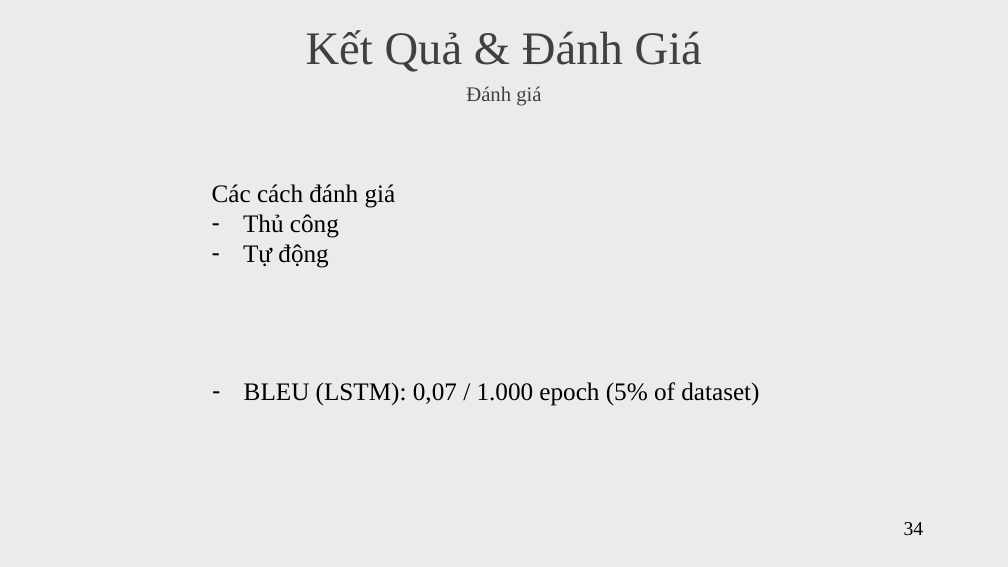
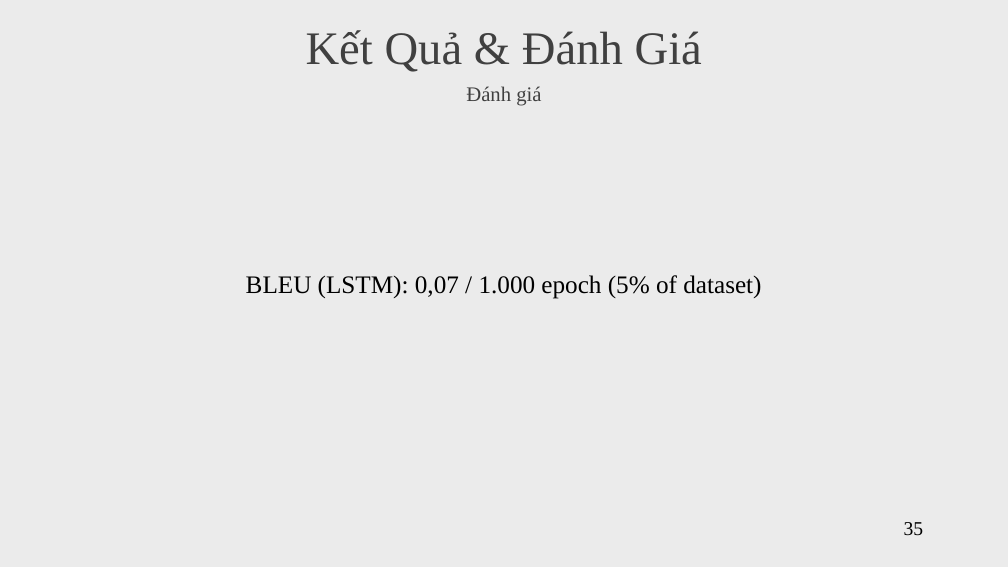
Before and after one commit to vanvibig/BaoCaoLuanVan, a slide deck: slide 35 of LVTN_Vi.pptx (slide 34 before the commit). Drawn at 1008x567 pixels with LibreOffice and Linux fonts; fonts in the diff are those of the drawing. Boxes give left, top, right and bottom in pixels: in the first picture for what was removed or moved away, otherwise in the second. Text is boxed around its words. In the diff, an @@ line names an element or a change of style, - is before the commit and + after.

```diff
--- a/LVTN_Vi.pptx
+++ b/LVTN_Vi.pptx
@@ text removed at (212, 184, 396, 268) @@
-Các cách đánh giá
-– Thủ công
-– Tự động
@@ text "BLEU (LSTM): 0,07 / 1.000 ...": place and size @@
-text "BLEU (LSTM): 0,07 / 1.000 ..." at (244, 382, 759, 406)
+text "BLEU (LSTM): 0,07 / 1.000 ..." at (246, 275, 761, 299)
@@ text "BLEU (LSTM): 0,07 / 1.000 ..." at (246, 275, 761, 299): alignment left to centre; bullet - to none @@
@@ page number at (904, 522, 924, 536): text changed @@
-34
+35
```
Also in this commit, not shown: 9 other slides changed, 4 slides added, 1 slide removed, 2 other files.
